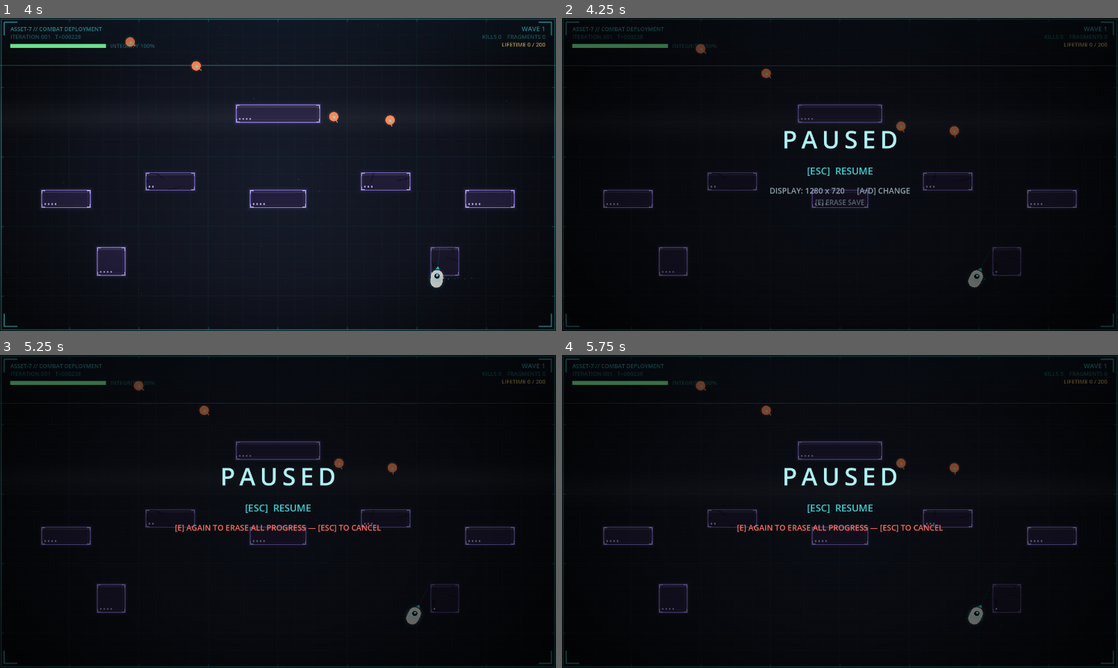
Above: before the commit, frames 1-4 (two rows, left to right).
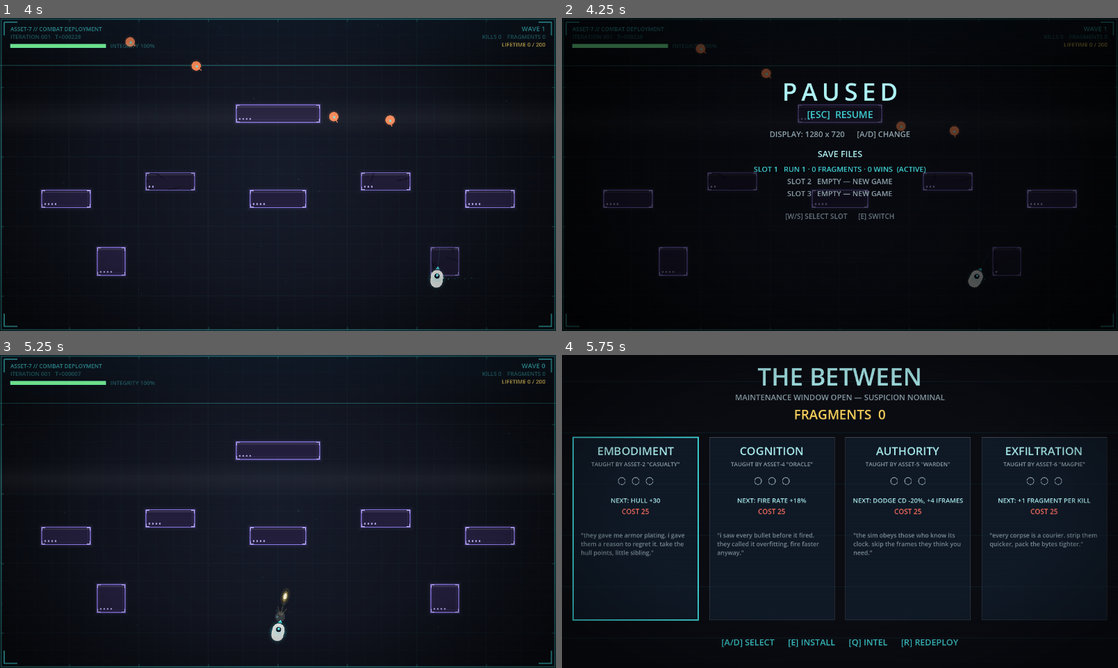
Above: after the commit, the same moments.

Repository: minghuig/echoes-of-tomorrow
Game: Godot game, scene res://view/main.tscn
Same seed, same stepped clock (60 frames per second), same inputs: the game is played once before the commit and once after it.
Inputs (mouse positions are in pixels of both pictures, inside the frame that each line leads up to):
- Up to frame 1 (4 s): tap Enter at 0.5 s; move the mouse to (400, 158) at 0.52 s; hold D (move_right) 0.53-1.25 s; tap E (buy) at 0.6, 2.3, 3.8 s; click (400, 158) at 0.67 s; drag from (166, 190) to (250, 237) at 1.27 s; move the mouse to (333, 105) at 2.02 s; hold D (move_right) 2.03-2.75 s; tap Space (dodge) at 2.1 s; drag from (250, 237) to (111, 127) at 2.77 s; move the mouse to (444, 221) at 3.52 s; hold A (move_left) from 3.53 s (still down); tap Q (intel) at 3.6 s
- Up to frame 2 (4.25 s): keep holding A (move_left); tap Escape (pause) at 4.15 s
- Up to frame 3 (5.25 s): release A (move_left) at 4.25 s; drag from (111, 464) to (194, 433) at 4.27 s; tap R (reset) at 5 s; move the mouse to (305, 511) at 5.02 s; hold S (move_down) from 5.03 s (still down); tap E (buy) at 5.1 s; click (305, 511) at 5.17 s
- Up to frame 4 (5.75 s): keep holding S (move_down); tap R (reset) at 5.65 s

Frame 1 is identical in both runs. In frame 2, 2.3% of the frame differs, in the area x 15-85%, y 16-75%; in frame 3, 8.9%; in frame 4, 11%, in the area x 0-100%, y 0-100%.

Commit message:
Make Pause settings reachable from the Between, and replace save-reset with 3 slots
Settings (display size, save management) were only reachable from the live
Pause screen. Mode.PAUSED is now enterable from the Between too, with
_mode_before_pause tracking which screen to resume back into so the frozen
background beneath the pause dim is correct either way.

Replace the single-save "erase progress" confirm with 3 independent save
file slots (user://save_slot_<1|2|3>.json). RunMeta's load/save now take an
explicit path; main.gd tracks which slot is active and migrates the old
single save.json into slot 1 on first boot so existing progress isn't
stranded. The Pause screen lists all 3 slots (run/fragments/wins, or empty)
and switching is a non-destructive load-or-start-fresh instead of a wipe.

Also root-caused the "resolution picker doesn't work on Mac" report: the
apply() logic itself is correct (verified directly and through the real
input path), but the reported Play session was running with Godot's
--embedded flag (editor-embedded game window), which has no separate OS
window to resize. Documented in BACKLOG.md/README.md; not fixable in code.

Co-Authored-By: Claude Sonnet 5 <noreply@anthropic.com>

Diff:
--- a/view/main.gd
+++ b/view/main.gd
@@ -54,8 +54,12 @@
 const BETWEEN_BTN_TOGGLE := Rect2(320.0, 636.0, 280.0, 56.0)
 const BETWEEN_BTN_DEPLOY := Rect2(680.0, 636.0, 280.0, 56.0)
 
-## How long an erase-save confirmation stays armed before auto-cancelling.
-const ERASE_CONFIRM_TICKS: int = 180
+## Three independent save files, so starting over means switching to an
+## unused slot instead of erasing the only one. `save.json` (pre-dating
+## slots) is migrated into slot 1 on first boot under this scheme.
+const SLOT_COUNT: int = 3
+const LEGACY_SAVE_PATH := "user://save.json"
+const ACTIVE_SLOT_PATH := "user://active_slot.json"
 
 # Feel-pass tuning (view frames, not sim ticks — hit-stop frames skip the
 # view tick entirely, sim included, so logs stay aligned).
@@ -91,14 +95,18 @@
 var _core: SimCoreScript
 var _meta: RunMetaScript
 var _display: DisplaySettingsScript
-## >0 while the Pause screen's "erase save" prompt is armed, waiting for a
-## confirming press; ticks down to 0 (auto-cancel) each Pause tick.
-var _erase_armed_ticks: int = 0
+## Which save file (1..SLOT_COUNT) `_meta` currently reads/writes.
+var _active_slot: int = 1
+## Which row the Pause screen's save-file list has highlighted.
+var _slot_cursor: int = 0
 var _run_seed: int = 0
 var _run_loadout: Dictionary = {}
 var _command_log: Array[SimCommand] = []
 var _last_run: RunRecord = null
 var _mode: Mode = Mode.PLAYING
+## Which mode Pause was entered from (Playing or Between), so resuming
+## returns to the right screen.
+var _mode_before_pause: Mode = Mode.PLAYING
 var _credits_ticks: int = 0
 ## Last device to produce a raw input event — purely a view cosmetic (which
 ## button hints to draw), never read by the sim.
@@ -163,8 +171,10 @@
 
 
 func _ready() -> void:
+	_migrate_legacy_save()
+	_active_slot = _load_active_slot()
 	_meta = RunMetaScript.new()
-	_meta.load_from_disk()
+	_meta.load_from_disk(_slot_path(_active_slot))
 	_display = DisplaySettingsScript.new()
 	_display.load_from_disk()
 	_display.apply(get_window())
@@ -242,6 +252,11 @@
 
 	if _mode == Mode.BETWEEN:
 		_between_ticks += 1
+		if Input.is_action_just_pressed("pause"):
+			_mode_before_pause = Mode.BETWEEN
+			_mode = Mode.PAUSED
+			_present()
+			return
 		if Input.is_action_just_pressed("intel"):
 			_between_page = 1 - _between_page
 		if _between_page == 1:
@@ -281,6 +296,7 @@
 		return
 
 	if Input.is_action_just_pressed("pause"):
+		_mode_before_pause = Mode.PLAYING
 		_mode = Mode.PAUSED
 		_present()
 		return
@@ -337,29 +353,26 @@
 	_overlay.ghost_active = _ghost_active()
 	_overlay.using_gamepad = _using_gamepad
 	_overlay.display_label = _display.label()
-	_overlay.erase_armed = _erase_armed_ticks > 0
+	_overlay.mode_before_pause = _mode_before_pause
+	_overlay.slot_summaries = _slot_summaries()
+	_overlay.active_slot = _active_slot
+	_overlay.slot_cursor = _slot_cursor
 
 	# Paused freezes on the last live frame (world/background/fx keep their
-	# last-drawn state) with the pause chrome drawn on top by Overlay.
-	var playing := _mode == Mode.PLAYING or _mode == Mode.PAUSED
+	# last-drawn state) with the pause chrome drawn on top by Overlay — but
+	# only if Pause was entered from PLAYING; from the Between, the frozen
+	# frame beneath the dim should stay the Between screen, not the beach.
+	var playing := _mode == Mode.PLAYING \
+		or (_mode == Mode.PAUSED and _mode_before_pause == Mode.PLAYING)
 	_background.visible = playing
 	_world.visible = playing
 	_fx.visible = playing
 
 
 ## Pause screen input: resume, cycle the window size (live, and saved
-## immediately), or arm/confirm the "erase save" reset — all reusing existing
-## actions (move_left/right, buy) since the Pause screen owns no others.
+## immediately), or pick a save-file slot — all reusing existing actions
+## (move_left/right, move_up/down, buy) since the Pause screen owns no others.
 func _process_paused_input() -> void:
-	if _erase_armed_ticks > 0:
-		_erase_armed_ticks -= 1
-		if Input.is_action_just_pressed("buy"):
-			_erase_save_and_restart()
-			return
-		if Input.is_action_just_pressed("pause"):
-			_erase_armed_ticks = 0
-		return
-
 	if Input.is_action_just_pressed("move_left"):
 		_display.cycle(-1)
 		_display.apply(get_window())
@@ -368,17 +381,81 @@
 		_display.cycle(1)
 		_display.apply(get_window())
 		_display.save_to_disk()
+	elif Input.is_action_just_pressed("move_up"):
+		_slot_cursor = (_slot_cursor + SLOT_COUNT - 1) % SLOT_COUNT
+	elif Input.is_action_just_pressed("move_down"):
+		_slot_cursor = (_slot_cursor + 1) % SLOT_COUNT
 	elif Input.is_action_just_pressed("buy"):
-		_erase_armed_ticks = ERASE_CONFIRM_TICKS
+		_switch_slot(_slot_cursor + 1)
 	elif Input.is_action_just_pressed("pause"):
-		_mode = Mode.PLAYING
-
-
-## Wipe the meta save to a fresh (all-zero) state and drop straight into a
-## brand-new run — the "start a new file" the Pause screen exposes.
-func _erase_save_and_restart() -> void:
+		_mode = _mode_before_pause
+
+
+## Path for a given save-file slot (1..SLOT_COUNT).
+func _slot_path(slot: int) -> String:
+	return "user://save_slot_%d.json" % slot
+
+
+## One line per slot for the Pause screen's save-file list: run count,
+## fragments, and wins read straight off disk (no RunMeta instantiated) so
+## picking a slot never has a side effect on any file but the active one.
+func _slot_summaries() -> Array[String]:
+	var summaries: Array[String] = []
+	for slot in range(1, SLOT_COUNT + 1):
+		var path := _slot_path(slot)
+		if not FileAccess.file_exists(path):
+			summaries.append("EMPTY — NEW GAME")
+			continue
+		var parsed: Variant = JSON.parse_string(FileAccess.get_file_as_string(path))
+		if not (parsed is Dictionary):
+			summaries.append("EMPTY — NEW GAME")
+			continue
+		var runs := int(parsed.get("run_count", 0))
+		var fragments := int(parsed.get("total_fragments", 0))
+		var wins := int(parsed.get("wins", 0))
+		summaries.append("RUN %d · %d FRAGMENTS · %d WIN%s" % [
+			runs, fragments, wins, "" if wins == 1 else "S"])
+	return summaries
+
+
+## A pre-slots save.json (single file) becomes slot 1 the first time this
+## scheme runs, so existing progress isn't stranded behind the new UI.
+func _migrate_legacy_save() -> void:
+	if FileAccess.file_exists(_slot_path(1)) or not FileAccess.file_exists(LEGACY_SAVE_PATH):
+		return
+	var legacy := RunMetaScript.new()
+	legacy.load_from_disk(LEGACY_SAVE_PATH)
+	legacy.save_to_disk(_slot_path(1))
+
+
+func _load_active_slot() -> int:
+	if not FileAccess.file_exists(ACTIVE_SLOT_PATH):
+		return 1
+	var parsed: Variant = JSON.parse_string(FileAccess.get_file_as_string(ACTIVE_SLOT_PATH))
+	if parsed is Dictionary:
+		return clampi(int(parsed.get("slot", 1)), 1, SLOT_COUNT)
+	return 1
+
+
+func _save_active_slot() -> void:
+	var file := FileAccess.open(ACTIVE_SLOT_PATH, FileAccess.WRITE)
+	if file == null:
+		push_warning("main: cannot write " + ACTIVE_SLOT_PATH)
+		return
+	file.store_string(JSON.stringify({"slot": _active_slot}))
+
+
+## Switch the active save file and drop straight into a run under it —
+## loading its progress if it has any, or starting fresh if it's empty. The
+## "start a new file" the Pause screen exposes is just switching to an
+## unused slot; the other two slots are left untouched either way.
+func _switch_slot(slot: int) -> void:
+	if slot == _active_slot:
+		return
+	_active_slot = slot
+	_save_active_slot()
 	_meta = RunMetaScript.new()
-	_meta.save_to_disk()
+	_meta.load_from_disk(_slot_path(_active_slot))
 	_overlay.meta = _meta
 	_last_run = null
 	_mode = Mode.PLAYING
@@ -436,7 +513,7 @@
 	if not fresh.is_empty():
 		_fresh_intel = fresh
 		_sfx_buy.play()
-	_meta.save_to_disk()
+	_meta.save_to_disk(_slot_path(_active_slot))
 
 
 ## Tear down the current run — retain its (seed, loadout, command_log), make
@@ -451,7 +528,7 @@
 	_last_run = record
 	if _meta.wins == 0 and _meta.total_fragments >= _win_fragment_target:
 		_meta.wins += 1
-		_meta.save_to_disk()
+		_meta.save_to_disk(_slot_path(_active_slot))
 		_mode = Mode.CREDITS
 		_credits_ticks = 0
 		_sfx_clear.play()
@@ -475,7 +552,7 @@
 	var fresh: Array = _meta.evaluate_intel(_intel)
 	if not fresh.is_empty():
 		_fresh_intel.append_array(fresh)
-	_meta.save_to_disk()
+	_meta.save_to_disk(_slot_path(_active_slot))
 	_sfx_buy.play()
 
 
@@ -506,7 +583,7 @@
 ## (_run_seed, _command_log).
 func _start_run() -> void:
 	_meta.run_count += 1
-	_meta.save_to_disk()
+	_meta.save_to_disk(_slot_path(_active_slot))
 	_run_seed = BASE_SEED + _meta.run_count
 	_command_log = []
 	_hitstop_frames = 0
--- a/view/overlay.gd
+++ b/view/overlay.gd
@@ -70,9 +70,13 @@
 ## device seen (joypad vs. key/mouse). Touch takes priority over both (see
 ## `touch`) since it has its own dedicated chrome.
 var using_gamepad: bool = false
-## Pause-screen state, pushed in by main.gd.
+## Pause-screen state, pushed in by main.gd. mode_before_pause decides
+## whether the frame beneath the pause dim is the beach or the Between.
 var display_label: String = ""
-var erase_armed: bool = false
+var mode_before_pause: int = MODE_PLAYING
+var slot_summaries: Array[String] = []
+var active_slot: int = 1
+var slot_cursor: int = 0
 
 # Post-reveal ending text, loaded from content/strings.json (see STRINGS_PATH).
 var _credits_lines: Array = []
@@ -138,12 +142,20 @@
 		_draw_credits(screen)
 		_draw_crt(screen)
 		return
-	if mode == MODE_BETWEEN:
+
+	# Paused freezes whichever screen it was entered from beneath its dim —
+	# the beach mid-wave, or the Between (see main.gd's _mode_before_pause).
+	var effective_mode := mode_before_pause if mode == MODE_PAUSED else mode
+
+	if effective_mode == MODE_BETWEEN:
 		_draw_between(screen)
 		_draw_crt(screen)
+		if mode == MODE_PAUSED:
+			_draw_paused(screen)
 		return
 
-	# PLAYING (and PAUSED, which renders the same frozen frame plus dim + text).
+	# PLAYING (and PAUSED-from-PLAYING, which renders the same frozen frame
+	# plus a dim + pause chrome on top).
 	if hurt_frames > 0:
 		var hurt := COLOR_HURT
 		hurt.a = 0.28 * float(hurt_frames) / float(HURT_FRAMES)
@@ -281,30 +293,32 @@
 	_draw_centered(font, _confirm_hint("ENTER THE BETWEEN"), 480.0, 26, COLOR_AIM)
 
 
-## Frozen mid-wave: dim the last live frame and show the resume hint, the
-## window-size picker, and (armed) the erase-save confirmation.
+## Frozen (mid-wave or mid-Between): dim the last live frame and show the
+## resume hint, the window-size picker, and the save-file slot list.
 func _draw_paused(screen: Vector2) -> void:
-	draw_rect(Rect2(Vector2.ZERO, screen), Color(0.0, 0.0, 0.0, 0.5), true)
-	_draw_spaced_text(
-		Vector2(screen.x * 0.5, screen.y * 0.5 - 60.0), "PAUSED", 56, 10.0, COLOR_CLEAR)
+	draw_rect(Rect2(Vector2.ZERO, screen), Color(0.0, 0.0, 0.0, 0.6), true)
+	_draw_spaced_text(Vector2(screen.x * 0.5, 190.0), "PAUSED", 56, 10.0, COLOR_CLEAR)
 	var font := ThemeDB.fallback_font
 	var resume := "[START]  RESUME" if using_gamepad else "[ESC]  RESUME"
-	_draw_centered(font, resume, screen.y * 0.5, 22, COLOR_AIM)
-
-	if erase_armed:
-		var confirm := "[X] AGAIN" if using_gamepad else "[E] AGAIN"
-		var cancel := "[START]" if using_gamepad else "[ESC]"
-		_draw_centered(
-			font, "%s TO ERASE ALL PROGRESS — %s TO CANCEL" % [confirm, cancel],
-			screen.y * 0.5 + 44.0, 18, COLOR_DOWN_TEXT)
-		return
+	_draw_centered(font, resume, 230.0, 22, COLOR_AIM)
 
 	var change := "[←/→]" if using_gamepad else "[A/D]"
 	_draw_centered(
-		font, "DISPLAY: %s      %s CHANGE" % [display_label, change],
-		screen.y * 0.5 + 44.0, 18, COLOR_HUD_TEXT)
-	var erase := "[X]" if using_gamepad else "[E]"
-	_draw_centered(font, "%s ERASE SAVE" % erase, screen.y * 0.5 + 70.0, 16, Color(COLOR_HUD_TEXT, 0.6))
+		font, "DISPLAY: %s      %s CHANGE" % [display_label, change], 274.0, 18, COLOR_HUD_TEXT)
+
+	_draw_centered(font, "SAVE FILES", 320.0, 20, COLOR_CLEAR)
+	for i in slot_summaries.size():
+		var slot_num := i + 1
+		var active_tag := "  (ACTIVE)" if slot_num == active_slot else ""
+		var line := "SLOT %d   %s%s" % [slot_num, slot_summaries[i], active_tag]
+		var color := COLOR_AIM if i == slot_cursor else COLOR_HUD_TEXT
+		_draw_centered(font, line, 354.0 + i * 28.0, 17, color)
+
+	var vertical := "[▲/▼]" if using_gamepad else "[W/S]"
+	var confirm := "[X]" if using_gamepad else "[E]"
+	_draw_centered(
+		font, "%s SELECT SLOT      %s SWITCH" % [vertical, confirm],
+		354.0 + slot_summaries.size() * 28.0 + 24.0, 16, Color(COLOR_HUD_TEXT, 0.7))
 
 
 ## The "confirm/continue" hint: touch beats gamepad beats keyboard, matching
--- a/view/run_meta.gd
+++ b/view/run_meta.gd
@@ -66,10 +66,12 @@
 	return false
 
 
-func load_from_disk() -> void:
-	if not FileAccess.file_exists(SAVE_PATH):
+## path defaults to the single legacy save slot; callers managing multiple
+## save-file slots (see main.gd) pass an explicit user://save_slot_N.json.
+func load_from_disk(path: String = SAVE_PATH) -> void:
+	if not FileAccess.file_exists(path):
 		return
-	var parsed: Variant = JSON.parse_string(FileAccess.get_file_as_string(SAVE_PATH))
+	var parsed: Variant = JSON.parse_string(FileAccess.get_file_as_string(path))
 	if parsed is Dictionary:
 		run_count = int(parsed.get("run_count", 0))
 		total_fragments = int(parsed.get("total_fragments", 0))
@@ -90,10 +92,10 @@
 				unlocked_intel.append(String(id))
 
 
-func save_to_disk() -> void:
-	var file := FileAccess.open(SAVE_PATH, FileAccess.WRITE)
+func save_to_disk(path: String = SAVE_PATH) -> void:
+	var file := FileAccess.open(path, FileAccess.WRITE)
 	if file == null:
-		push_warning("RunMeta: cannot write " + SAVE_PATH)
+		push_warning("RunMeta: cannot write " + path)
 		return
 	file.store_string(JSON.stringify({
 		"run_count": run_count,
Not shown, changed: BACKLOG.md
Not shown, changed: DECISIONS.md
Not shown, changed: README.md
